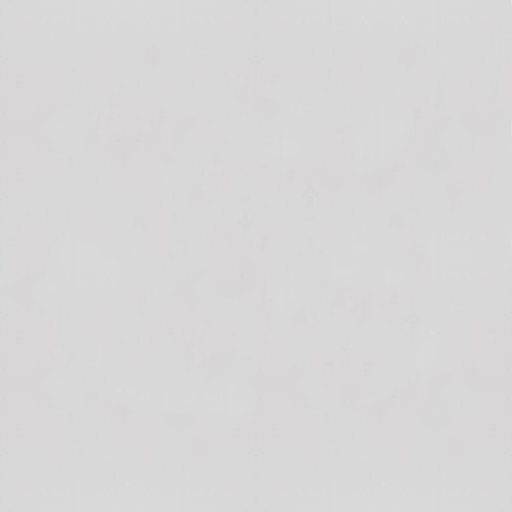
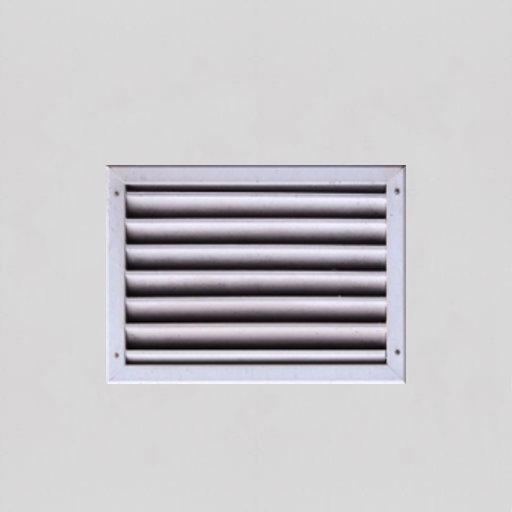
The second w=512, h=512 image is a revision of the first. Changes to its layers:
showed "Airing", painted on it over [left=106, top=69, right=406, bottom=384]
painted on "Background" over [left=9, top=0, right=512, bottom=512]
